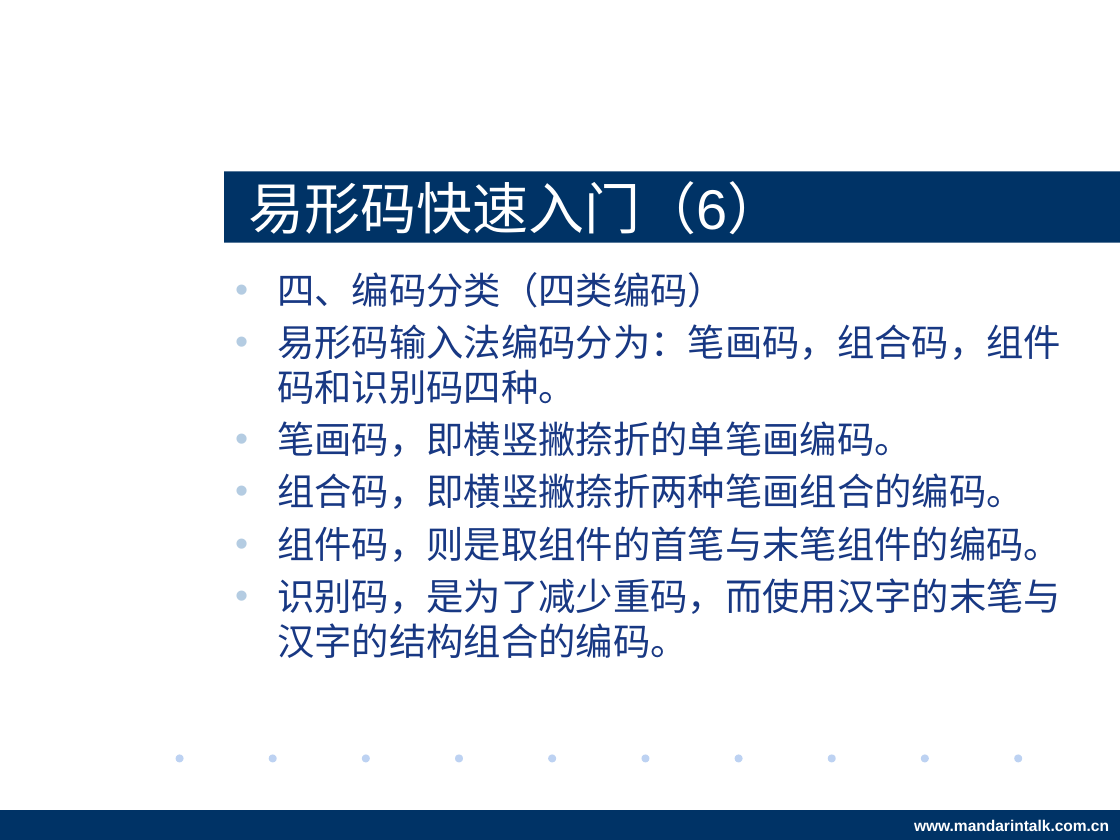
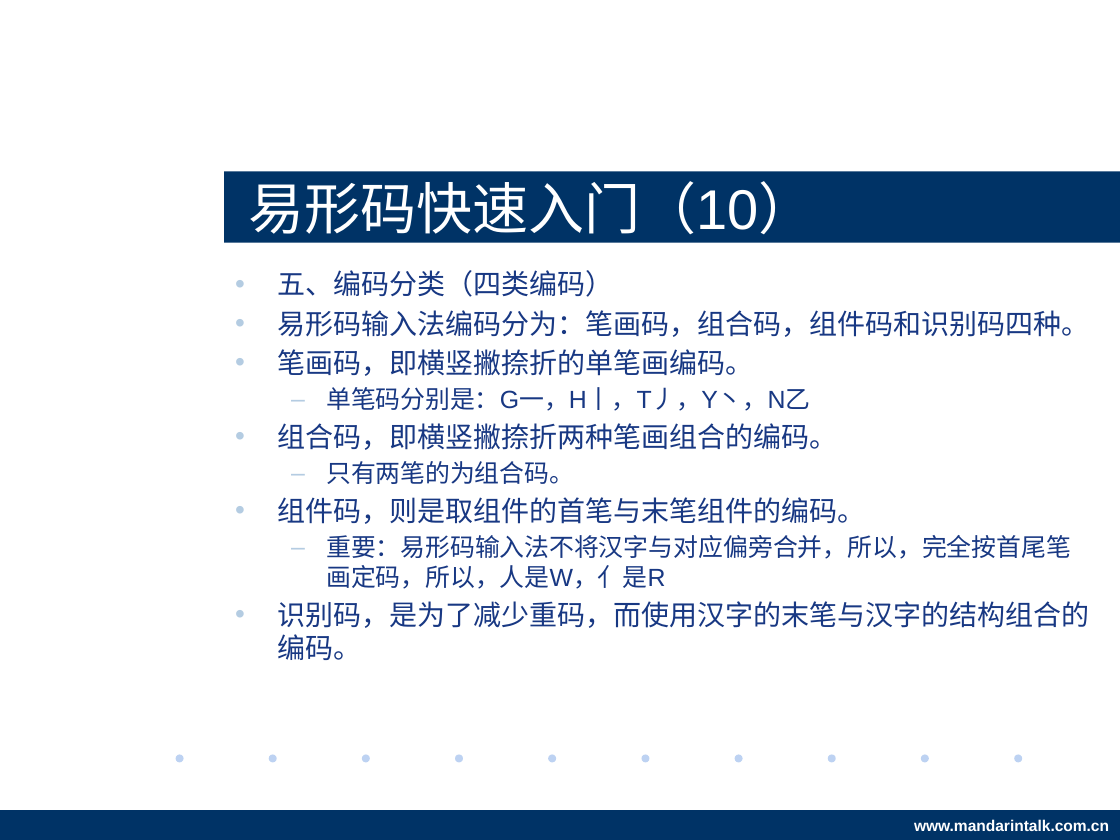
Before and after one commit to BardoQi/eShine, a slide deck: slide 24 of docs/project_summary.pptx (slide 20 before the commit). Drawn at 1120x840 pixels with LibreOffice and Linux fonts; fonts in the diff are those of the drawing; background and template pictures are left out. Boxes give left, top, right and bottom in pixels: in the first picture for what was removed or moved away, otherwise in the second. Text is boxed around its words. In the diff, an @@ line names an element or a change of style, - is before the commit and + after.

```diff
--- a/docs/project_summary.pptx
+++ b/docs/project_summary.pptx
@@ title at (248, 181, 814, 244): text changed @@
-易形码快速入门（6）
+易形码快速入门（10）
@@ text at (277, 270, 613, 297): text changed; size 24 to 18 pt @@
-• 四、编码分类（四类编码）
+• 五、编码分类（四类编码）
@@ text at (277, 310, 1089, 660): size 24 to 18 pt in "易形码输入法编码分为：笔画码，组合码，组件码和识别码四种。", "笔画码，即横竖撇捺折的单笔画编码。", "组合码，即横竖撇捺折两种笔画组合的编码。", "组件码，则是取组件的首笔与末笔组件的编码。" and 1 more places; less space between paragraphs @@
@@ text at (326, 387, 810, 411): paragraph added @@
+  – 单笔码分别是：G一，H丨，T丿，Y丶，N乙
@@ text at (326, 461, 574, 484): paragraph added @@
+  – 只有两笔的为组合码。
@@ text at (326, 535, 1071, 589): paragraph added @@
+  – 重要：易形码输入法不将汉字与对应偏旁合并，所以，完全按首尾笔画定码，所以，人是W，亻是R
```
Also in this commit, not shown: 11 other slides changed, 6 slides added.
